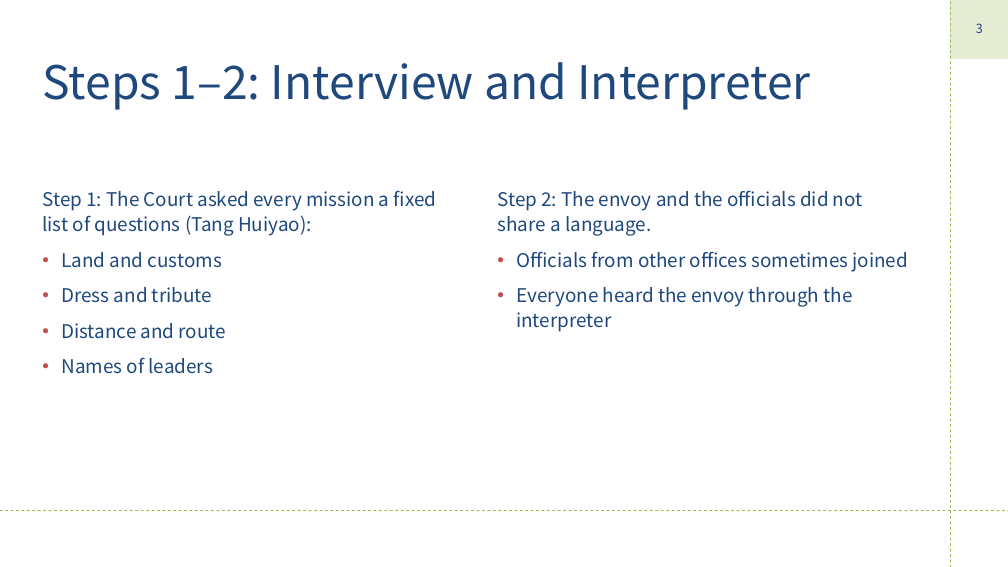
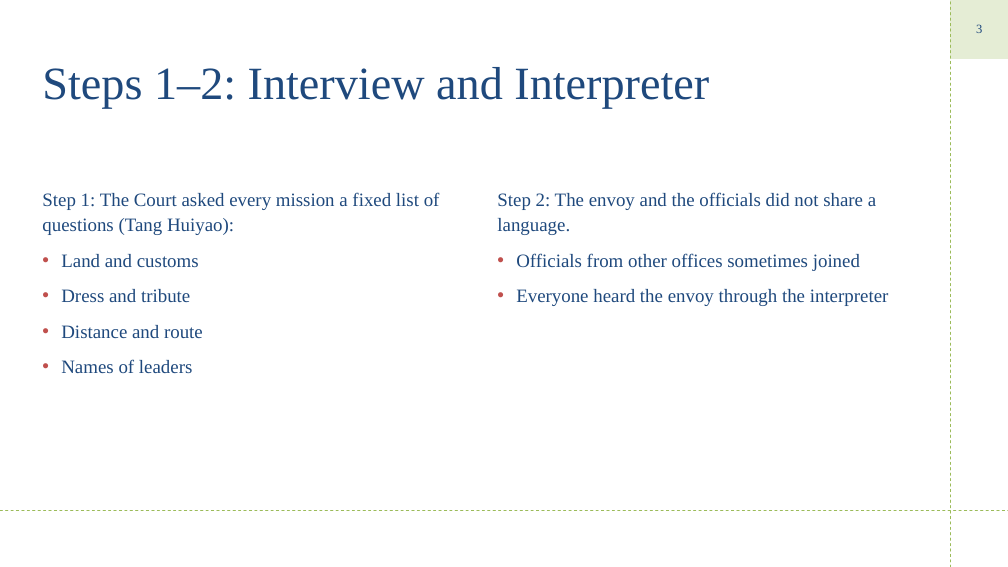
Before and after one commit to WuYusen825/me, a slide deck: slide 3 of Speaker2_slides.pptx. Drawn at 1008x567 pixels with LibreOffice and Linux fonts; fonts in the diff are those of the drawing. Boxes give left, top, right and bottom in pixels: in the first picture for what was removed or moved away, otherwise in the second. Text is boxed around its words. In the diff, an @@ line names an element or a change of style, - is before the commit and + after.

```diff
--- a/Speaker2_slides.pptx
+++ b/Speaker2_slides.pptx
@@ font Noto Sans CJK SC to Times New Roman in 4 elements at bbox=[42, 67, 709, 109], bbox=[42, 192, 440, 373], bbox=[976, 24, 982, 33], bbox=[497, 192, 889, 306] @@
```
Also in this commit, not shown: 7 other slides changed, 1 other file.
